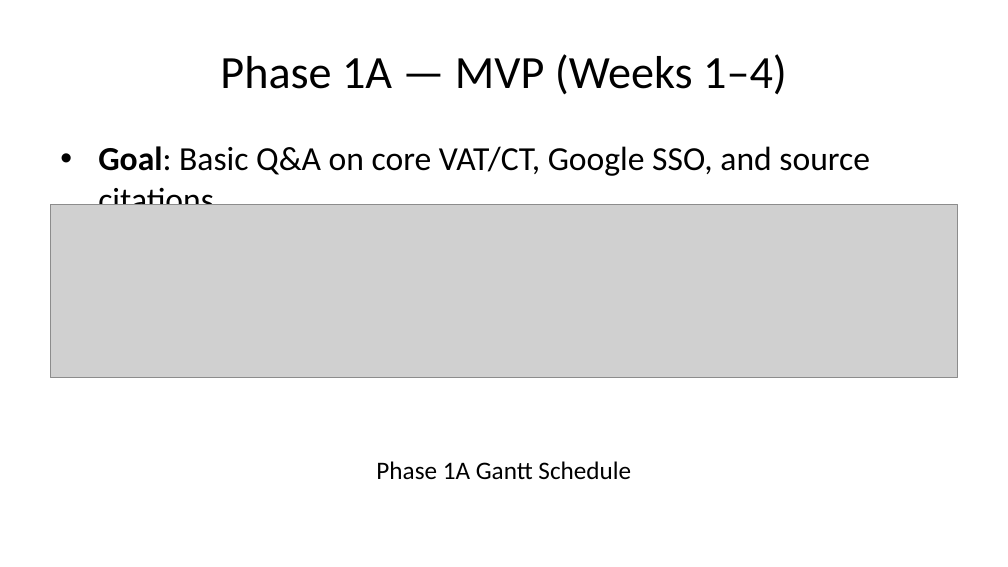
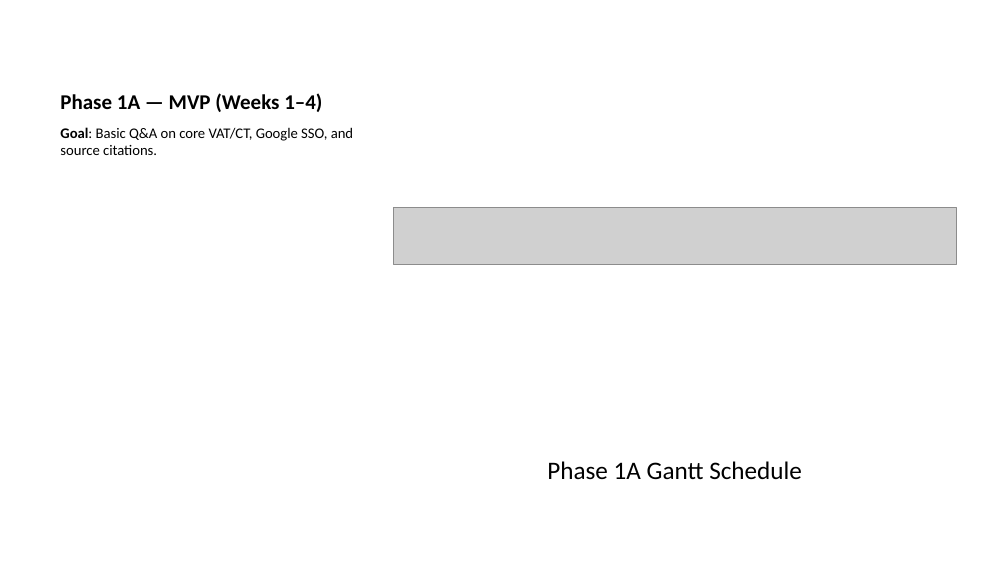
Before and after one commit to igor-kan/quarto-writing, a slide deck: slide 14 of posts/aurora_internal_ai_assistant_proposal_slides.pptx. Drawn at 1008x567 pixels with LibreOffice and Linux fonts; fonts in the diff are those of the drawing; grey boxes stand for pictures. Boxes give left, top, right and bottom in pixels: in the first picture for what was removed or moved away, otherwise in the second. Text is boxed around its words. In the diff, an @@ line names an element or a change of style, - is before the commit and + after.

```diff
--- a/posts/aurora_internal_ai_assistant_proposal_slides.pptx
+++ b/posts/aurora_internal_ai_assistant_proposal_slides.pptx
@@ title "Phase 1A — MVP (Weeks ..." at [60, 93, 322, 112]: size 33 to 15 pt, bold on; alignment centre to left; vertical alignment middle to bottom @@
@@ text "Goal: Basic Q&A on core ...": place and size @@
-text "Goal: Basic Q&A on core ..." at [98, 146, 870, 205]
+text "Goal: Basic Q&A on core ..." at [60, 127, 353, 155]
@@ text "Goal: Basic Q&A on core ..." at [60, 127, 353, 155]: size 24 to 10.5 pt; bullet • to none; less space between paragraphs @@
@@ picture removed at [50, 205, 958, 378] @@
@@ picture added at [393, 208, 956, 265] @@
@@ text "Phase 1A Gantt Schedule": place and size @@
-text "Phase 1A Gantt Schedule" at [376, 461, 631, 480]
+text "Phase 1A Gantt Schedule" at [547, 461, 802, 480]
```
Also in this commit, not shown: 19 other slides changed, 3 other files.
